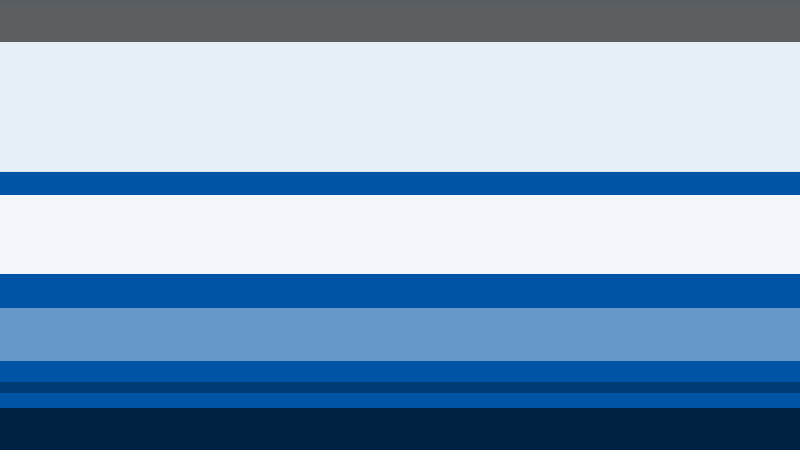
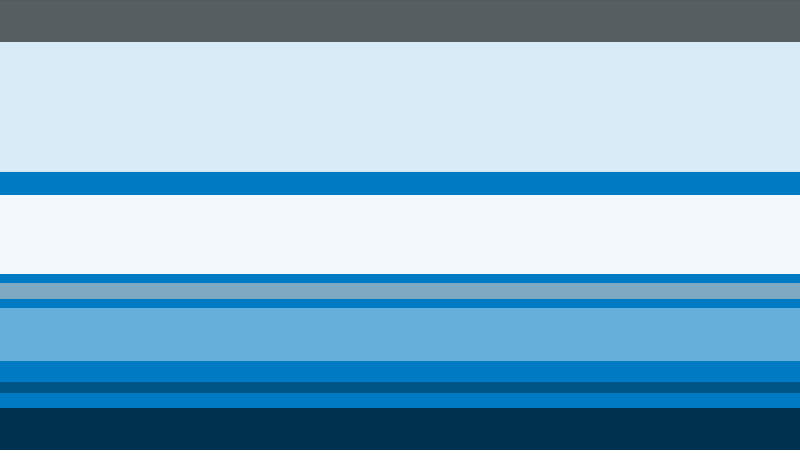
Revision of a layered (800, 450) image; what changed, layer by layer:
added layer "Layer 8 copy" (saturation, 80%) above "Layer 8" over 0, 283, 800, 299
added layer "Layer 8" (luminosity) above "Layer 1" over 0, 283, 800, 299
"Layer 1": opacity 90% → 85% over 0, 0, 800, 172
added layer "Layer 9" above "PANTONE 300" over 0, 0, 800, 450
hid "Layer 4" over 0, 0, 800, 450
